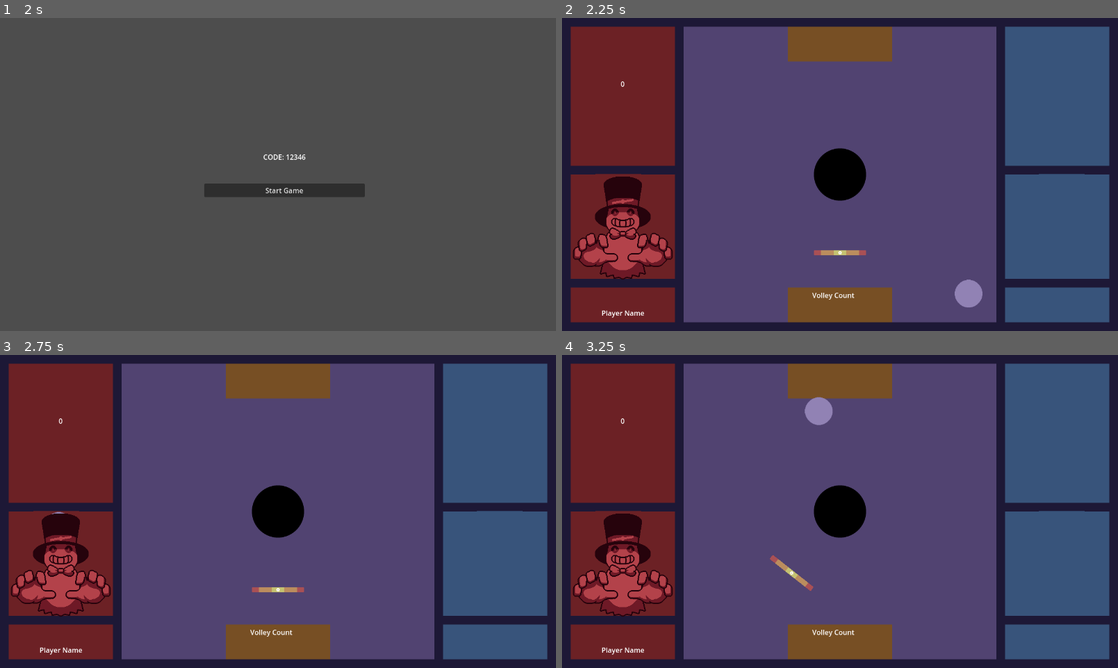
Above: before the commit, frames 1-4 (two rows, left to right).
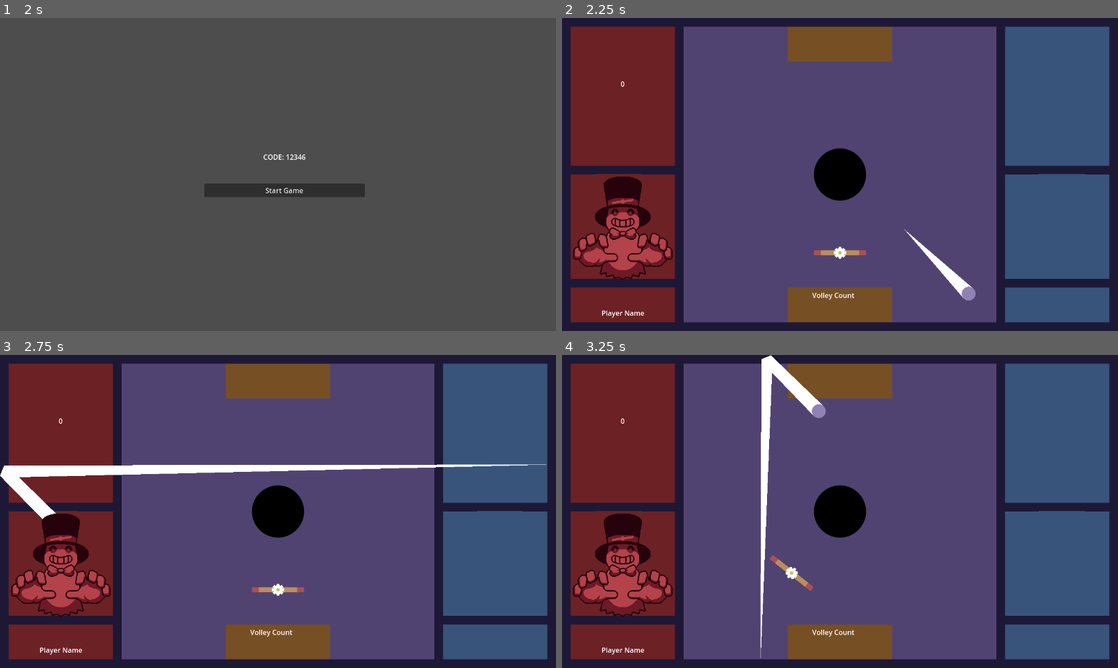
Above: after the commit, the same moments.

Repository: GDbreak/opong
Game: Godot game, scene res://scenes/main.tscn
Two runs of this game, one before a commit and one after it. Both use one fixed random seed, a clock stepped at 60 frames per second and the inputs below.
Inputs:
- Up to frame 1 (2 s): click "Play!" at 0.5 s; click "Host" at 1.25 s
- Up to frame 2 (2.25 s): click "Start Game" at 2 s
- Up to frame 3 (2.75 s): no input
- Up to frame 4 (3.25 s): tap A (move_clockwise) at 2.85 s

Frame 1 is identical in both runs. In frame 2, 0.6% of the frame differs, in the area x 48-76%, y 67-93%; in frame 3, 2.5%, in the area x 0-99%, y 34-77%; in frame 4, 1.8%.

Commit message:
Ball Trail
Made basic ball trail to better convey ball's trajectory to players. Changed ball size to 32 from 64. Changed gear size to be at 1.0/1.0 scale instead of 0.3/0.3 scale.

Diff:
--- a/scenes/game/ball.tscn
+++ b/scenes/game/ball.tscn
@@ -14,7 +14,9 @@
 script = ExtResource("1_ksu3q")
 
 [node name="Sprite2D" type="Sprite2D" parent="."]
+scale = Vector2(0.5, 0.5)
 texture = ExtResource("2_ob6d1")
 
 [node name="CollisionShape2D" type="CollisionShape2D" parent="."]
+scale = Vector2(0.5, 0.5)
 shape = SubResource("CircleShape2D_0b6dh")
--- /dev/null
+++ b/scenes/game/ball_trail.tscn
@@ -0,0 +1,6 @@
+[gd_scene load_steps=2 format=3 uid="uid://j73ay18vg3cv"]
+
+[ext_resource type="Script" path="res://scenes/game/scripts/ball_trail.gd" id="1_oax0r"]
+
+[node name="Line2D" type="Line2D"]
+script = ExtResource("1_oax0r")
--- a/scenes/game/game.tscn
+++ b/scenes/game/game.tscn
@@ -7,6 +7,12 @@
 [ext_resource type="Script" path="res://scenes/game/scripts/timer_label.gd" id="5_l8mpq"]
 [ext_resource type="Texture2D" uid="uid://q16rtemob3kv" path="res://assets/ability_icons/phase_icon_red.png" id="6_pqnda"]
 [ext_resource type="Texture2D" uid="uid://cil68fv27kwes" path="res://assets/bkgd/layout_bkgd.png" id="7_ks6r1"]
+[ext_resource type="PackedScene" uid="uid://j73ay18vg3cv" path="res://scenes/game/ball_trail.tscn" id="7_qc2an"]
+
+[sub_resource type="Curve" id="Curve_b435n"]
+bake_resolution = 16
+_data = [Vector2(0, 0), 0.0, 0.981271, 0, 0, Vector2(1, 1), 1.02105, 0.0, 0, 0]
+point_count = 2
 
 [node name="Game" type="Node"]
 script = ExtResource("1_7j8bb")
@@ -49,6 +55,13 @@
 mass = 0.05
 target = NodePath("../Goal/Paddle")
 
+[node name="BallTrail" parent="Control/Ball" instance=ExtResource("7_qc2an")]
+show_behind_parent = true
+position = Vector2(-771, -469)
+width = 32.0
+width_curve = SubResource("Curve_b435n")
+length = 10
+
 [node name="LeftPanelVbox" type="VBoxContainer" parent="."]
 anchors_preset = 9
 anchor_bottom = 1.0
--- a/scenes/game/paddle.tscn
+++ b/scenes/game/paddle.tscn
@@ -34,12 +34,12 @@
 anchor_top = 0.5
 anchor_right = 0.5
 anchor_bottom = 0.5
-offset_left = -4.0
-offset_top = -4.0
-offset_right = 24.0
-offset_bottom = 24.0
+offset_left = -14.0
+offset_top = -14.0
+offset_right = 14.0
+offset_bottom = 14.0
 grow_horizontal = 2
 grow_vertical = 2
-scale = Vector2(0.3, 0.3)
 texture = ExtResource("6_0qq71")
+expand_mode = 3
 stretch_mode = 3
--- /dev/null
+++ b/scenes/game/scripts/ball_trail.gd
@@ -0,0 +1,20 @@
+extends Line2D
+
+@export var length = 50
+var point = Vector2()
+# Called when the node enters the scene tree for the first time.
+func _ready():
+	pass # Replace with function body.
+
+
+# Called every frame. 'delta' is the elapsed time since the previous frame.
+func _process(delta):
+	global_position = Vector2(0,0)
+	global_rotation = 0
+
+	point = get_parent().global_position
+
+	add_point(point)
+
+	while get_point_count() > length:
+		remove_point(0)
Not shown: 1 places in scenes/game/game.tscn that only renumber resources
